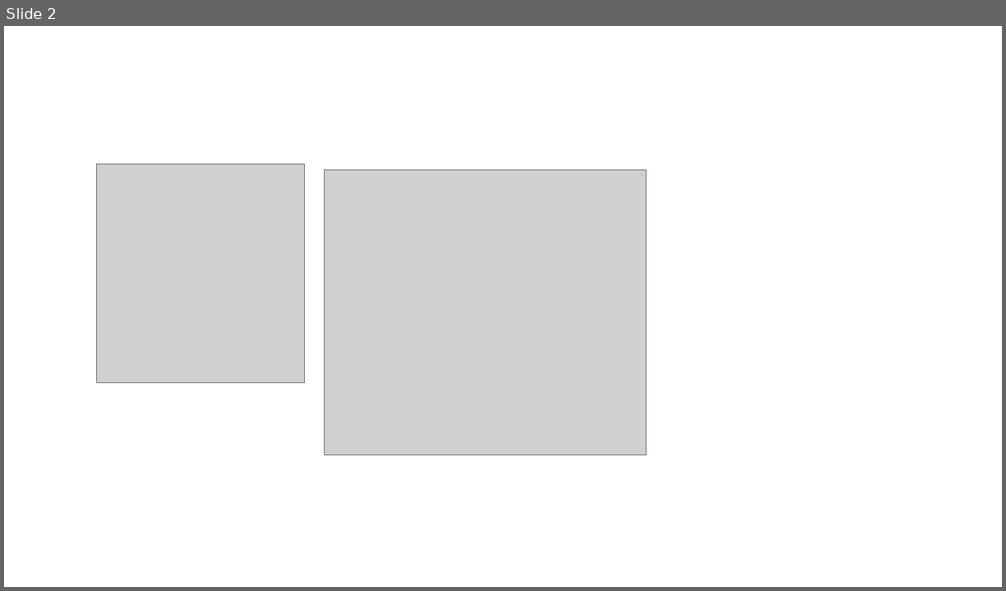
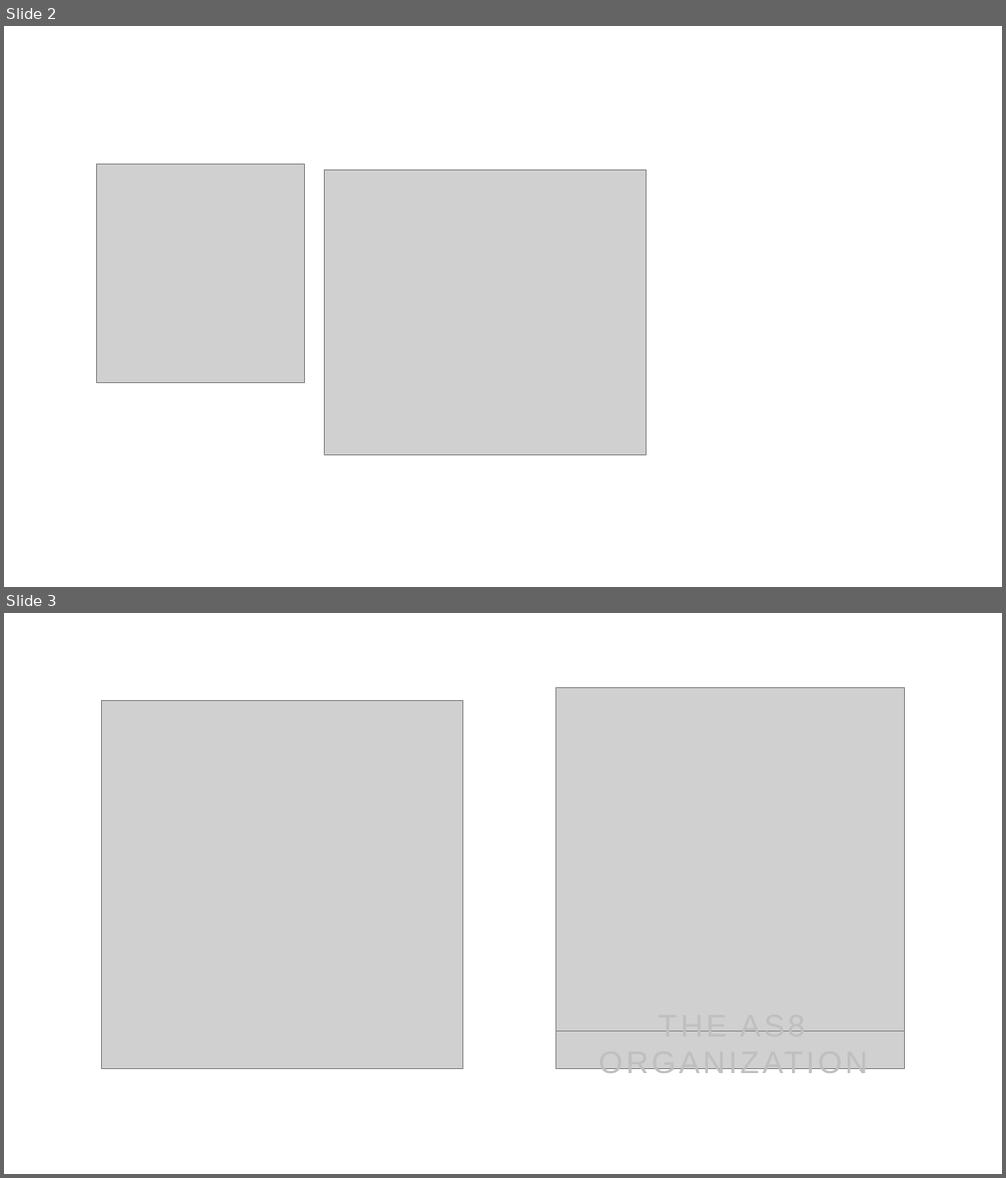
Before and after one commit to The-AS8-organization/CodeInception, a slide deck: images/gen.pptx. Shown one above the other, each under a label of ours: slide 2 before the commit, slides 2 and 3 after it. The pictures are 1006x591 and 1006x1178 pixels, drawn with LibreOffice and Linux fonts; fonts in the diff are those of the drawing; grey boxes stand for pictures. Boxes give left, top, right and bottom in pixels: in the first picture for what was removed or moved away, otherwise in the second. Text is boxed around its words. In the diff, an @@ line names an element or a change of style, - is before the commit and + after.

```diff
--- a/images/gen.pptx
+++ b/images/gen.pptx
@@ slide 3 added at [4, 613, 1002, 1174], background #FFFFFF @@
@@ picture added at [101, 700, 463, 1068] @@
@@ picture added at [556, 687, 905, 1038] @@
@@ picture added at [556, 1031, 905, 1068] @@
@@ text added at [599, 1031, 868, 1079], 30 pt, text #BFBFBF @@
+THE AS8 ORGANIZATION
```
Also in this commit, not shown: 1 other slide added, 7 other files.
